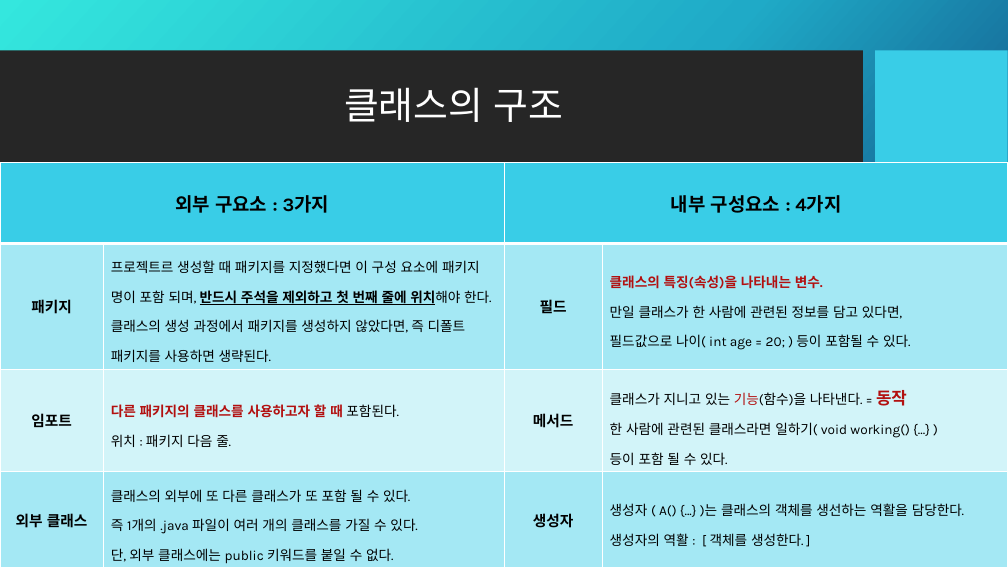
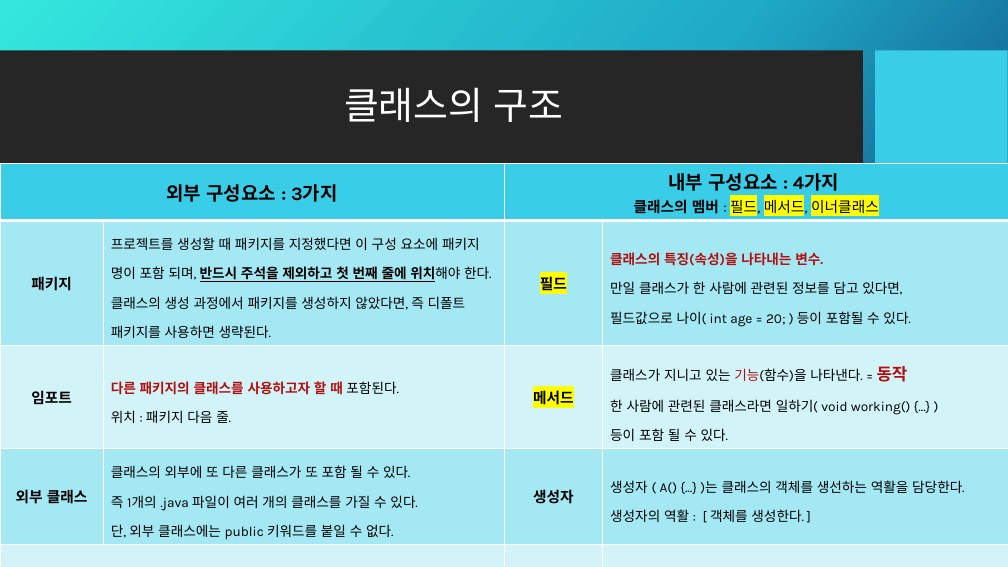
Before and after one commit to Kalex007s/java, a slide deck: slide 8 of study001/교육자료/java.pptx. Drawn at 1008x567 pixels with LibreOffice and Linux fonts; fonts in the diff are those of the drawing; background and template pictures are left out. Boxes give left, top, right and bottom in pixels: in the first picture for what was removed or moved away, otherwise in the second. Text is boxed around its words. In the diff, an @@ line names an element or a change of style, - is before the commit and + after.

```diff
--- a/study001/교육자료/java.pptx
+++ b/study001/교육자료/java.pptx
@@ table at (0, 164, 1008, 567) @@
-row 1, column 1: 외부 구요소 : 3가지
+row 1, column 1: 외부 구성요소 : 3가지
-row 1, column 3: 내부 구성요소 : 4가지
+row 1, column 3: 내부 구성요소 : 4가지 클래스의 멤버 : 필드, 메서드, 이너클래스
-row 2, column 2: 프로젝트르 생성할 때 패키지를 지정했다면 이 구성 요소에 패키지 명이 포함 되며, 반드시 주석을 제외하고 첫 번째 줄에 위치해야 한다. 클래스의 생성 과정에서 패키지를 생성하지 않았다면, 즉 디폴트 패키지를 사용하면 생략된다.
+row 2, column 2: 프로젝트를 생성할 때 패키지를 지정했다면 이 구성 요소에 패키지 명이 포함 되며, 반드시 주석을 제외하고 첫 번째 줄에 위치해야 한다. 클래스의 생성 과정에서 패키지를 생성하지 않았다면, 즉 디폴트 패키지를 사용하면 생략된다.
@@ highlight none to #FFFF00 in "필드", "메서드", "이너 클래스" @@
```
Also in this commit, not shown: 1 slide added, 1 other file.
